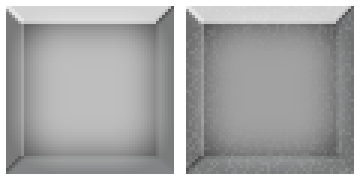
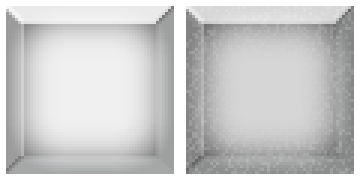
Layer changes from the first w=360, h=180 image to the second:
painted on "矩形 1 拷贝" over [186, 6, 354, 174]
painted on "矩形 1" over [6, 6, 174, 174]
